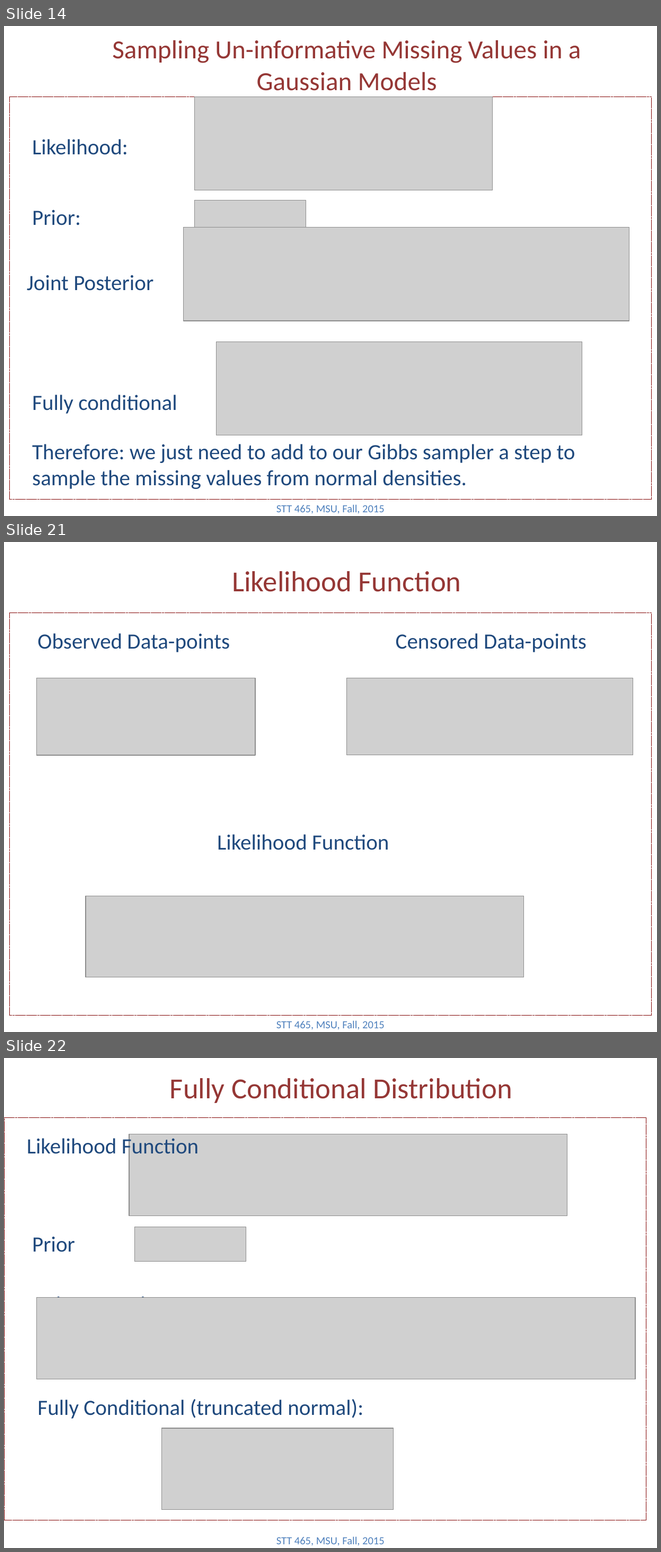
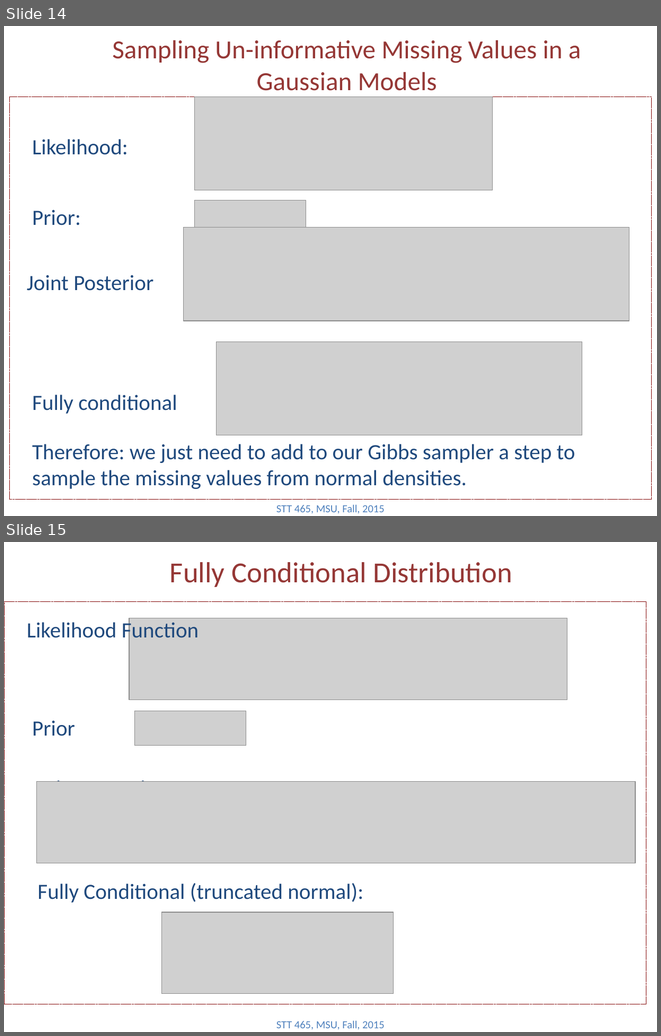
Before and after one commit to Boukos/STT465, a slide deck: STT465_13.pptx. Shown one above the other, each under a label of ours: slides 14, 21 and 22 before the commit, slides 14 and 15 after it; the slides between them are not shown. The pictures are 661x1552 and 661x1036 pixels, drawn with LibreOffice and Linux fonts; fonts in the diff are those of the drawing; grey boxes stand for pictures. Boxes give left, top, right and bottom in pixels: in the first picture for what was removed or moved away, otherwise in the second. Text is boxed around its words. In the diff, an @@ line names an element or a change of style, - is before the commit and + after.

```diff
--- a/STT465_13.pptx
+++ b/STT465_13.pptx
@@ slide 21 removed at [4, 542, 657, 1032], background #FFFFFF @@
@@ title removed at [232, 571, 461, 592] @@
-Likelihood Function
@@ rectangle removed at [9, 612, 651, 1015] @@
@@ text removed at [37, 633, 230, 652] @@
-Observed Data-points
@@ text removed at [396, 633, 586, 652] @@
-Censored Data-points
@@ picture removed at [37, 678, 255, 755] @@
@@ picture removed at [347, 678, 633, 755] @@
@@ text removed at [217, 834, 389, 850] @@
-Likelihood Function
@@ picture removed at [86, 896, 524, 978] @@
@@ text removed at [276, 1020, 385, 1030] @@
-STT 465, MSU, Fall, 2015
@@ what was slide 22 is now slide 15 @@
```
Also in this commit, not shown: 1 slide changed, 8 other slides removed, 3 other files.
